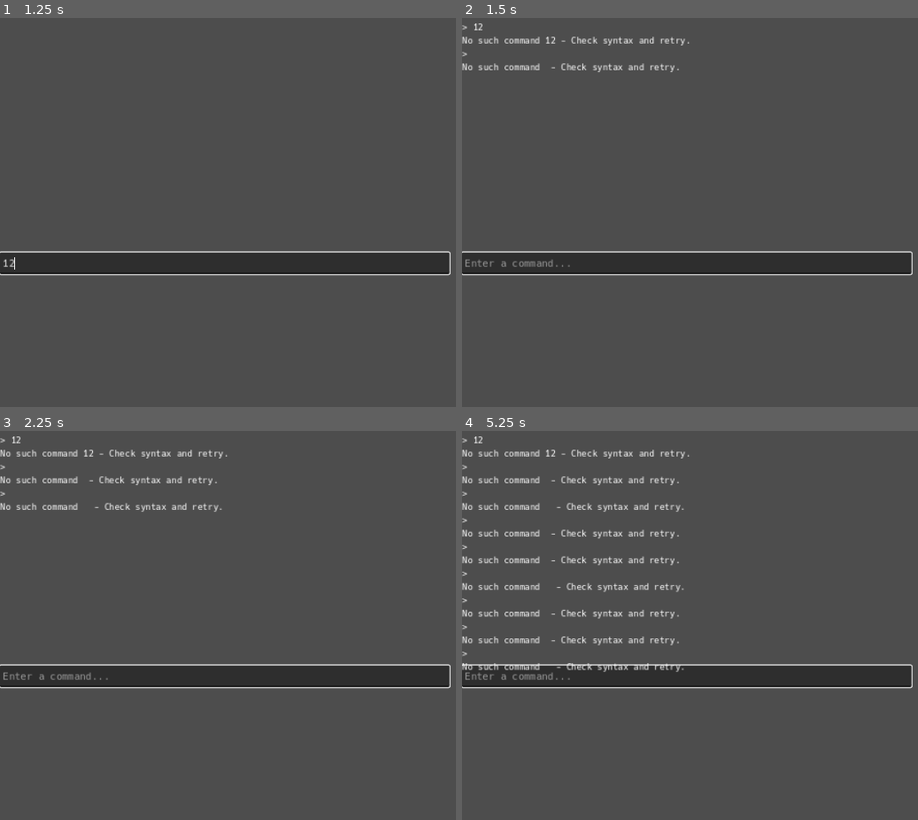
Above: before the commit, frames 1-4 (two rows, left to right).
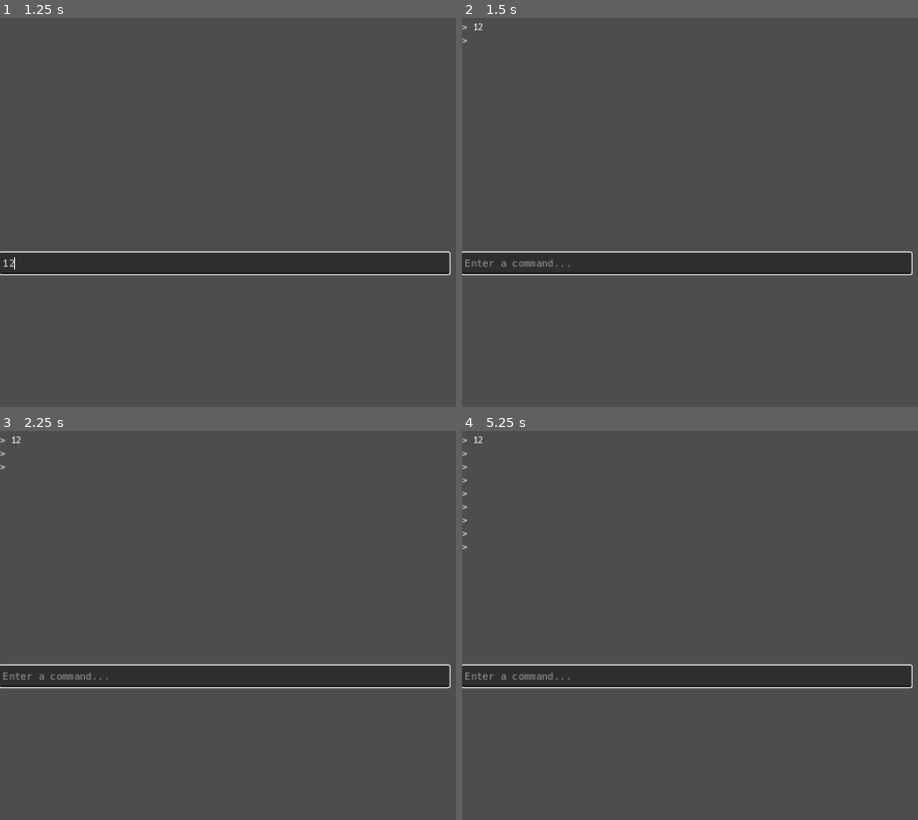
Above: after the commit, the same moments.

Repository: pivinx1/canon
Game: Godot game, scene res://prefab/terminal.tscn
Same seed, same stepped clock (60 frames per second), same inputs: the game is played once before the commit and once after it. This scene is started directly instead of the project's main scene.
Inputs (mouse positions are in pixels of both pictures, inside the frame that each line leads up to):
- Up to frame 1 (1.25 s): click (223, 263) at 0.52 s; type "12" at 0.6 s
- Up to frame 2 (1.5 s): tap Enter at 1.25 s; hold Enter from 1.28 s (still down)
- Up to frame 3 (2.25 s): tap Space at 2 s; release Enter at 2.03 s; tap Enter at 2.1 s
- Up to frame 4 (5.25 s): tap Enter at 2.75, 3.6, 4.25, 5.1 s; hold Enter 2.78-3.53 s; tap Space at 3.5, 5 s; hold Enter 4.28-5.03 s

Frame 1 is identical in both runs. In frame 2, 0.8% of the frame differs, in the area x 0-50%, y 4-14%; in frame 3, 1.2%; in frame 4, 3.5%, in the area x 0-50%, y 4-62%.
Error after the commit: Trying to assign a value of type "PackedStringArray" to a variable of type "Array[String]". (res://scripts/terminal/terminal.gd:21)

Commit message:
more player stuff

Diff:
--- a/autoLoads/globaldata.gd
+++ b/autoLoads/globaldata.gd
@@ -57,12 +57,8 @@
 	rng.randomize()
 
 func generateAgent(sector: String, type: String):
-	var fullAgentNamePlaceholder = "{sector}_{type}_{id}"
-	var agentId: String = ""
 	var agentMacAddress = generateMacAddr()
-	for i in 6:
-		agentId += macAddressArray[rng.randi_range(0, 15)]
-	var fullAgentName: String = fullAgentNamePlaceholder.format({"sector": sectorPrefixes[sector], "type": miscAgentNamingParts[type], "id": agentId})
+	var fullAgentName = generateHostname(sector, "agent")
 	return [fullAgentName, agentMacAddress]
 
 func generateMacAddr():
@@ -75,3 +71,17 @@
 	var macAddress: String = "%s:%s:%s:%s:%s:%s"
 	macAddress = macAddress % [macArray[0], macArray[1], macArray[2], macArray[3], macArray[4], macArray[5]]
 	return macAddress
+
+func generateHostname(sector: String, agentType: String = "agent", agentName: String = ""):
+	if agentName == "":
+		const fullAgentNamePlaceholder = "{sector}_{type}_{id}"
+		var agentId: String = ""
+		for i in 6:
+			agentId += macAddressArray[rng.randi_range(0, 15)]
+		var fullAgentName: String = fullAgentNamePlaceholder.format({"sector": sectorPrefixes[sector], "type": miscAgentNamingParts[agentType], "id": agentId})
+		return fullAgentName
+	else:
+		match agentType:
+			"sanctifier":
+				const fullAgentNamePlaceholder = "{type}_{name}"
+				return fullAgentNamePlaceholder.format({"type": miscAgentNamingParts[agentType], "name": agentName})
--- a/autoLoads/playerData.gd
+++ b/autoLoads/playerData.gd
@@ -4,4 +4,5 @@
 	"playerName": "",
 	"playerGender": "",
 	"playerMac": "",
+	"playerHostname": "",
 }
--- a/scripts/RegisterScreen.gd
+++ b/scripts/RegisterScreen.gd
@@ -38,5 +38,6 @@
 		1:
 			playerInfo["playerGender"] = "F"
 	playerInfo["playerMac"] = globaldata.generateMacAddr()
+	playerInfo["playerHostname"] = globaldata.generateHostname("reversetower", "sanctifier", playerInfo["playerName"].replace(" ", ""))
 	print("Player's MAC address is %s" % playerInfo["playerMac"])
 	get_tree().change_scene_to_file("res://scenes/game.tscn")
--- a/scripts/terminal/terminal.gd
+++ b/scripts/terminal/terminal.gd
@@ -18,11 +18,16 @@
 	echo_box.text += str("\n" + str)
 
 func handleCommand(command: String):
-	match command:
+	var slicedCommand: Array[String] = command.rsplit()
+	match slicedCommand[0]:
 		"roundup":
 			var agentArray: Array = globaldata.generateAgent(globaldata.currentSector, "generic")
 			globaldata.connectionDict["hostname"] = agentArray[0]
 			globaldata.connectionDict["address"] = agentArray[1]
 			echo("Found Agent " + agentArray[0] + " with address " + agentArray[1])
+		"connect":
+			var targetMac: String = slicedCommand[1]
+			if targetMac == playerdata.playerInfoDict["playerMac"] or targetMac == "00:00:00:00:00:00":
+				pass
 		_:
 			echo("No such command " + command + " - Check syntax and retry.")
